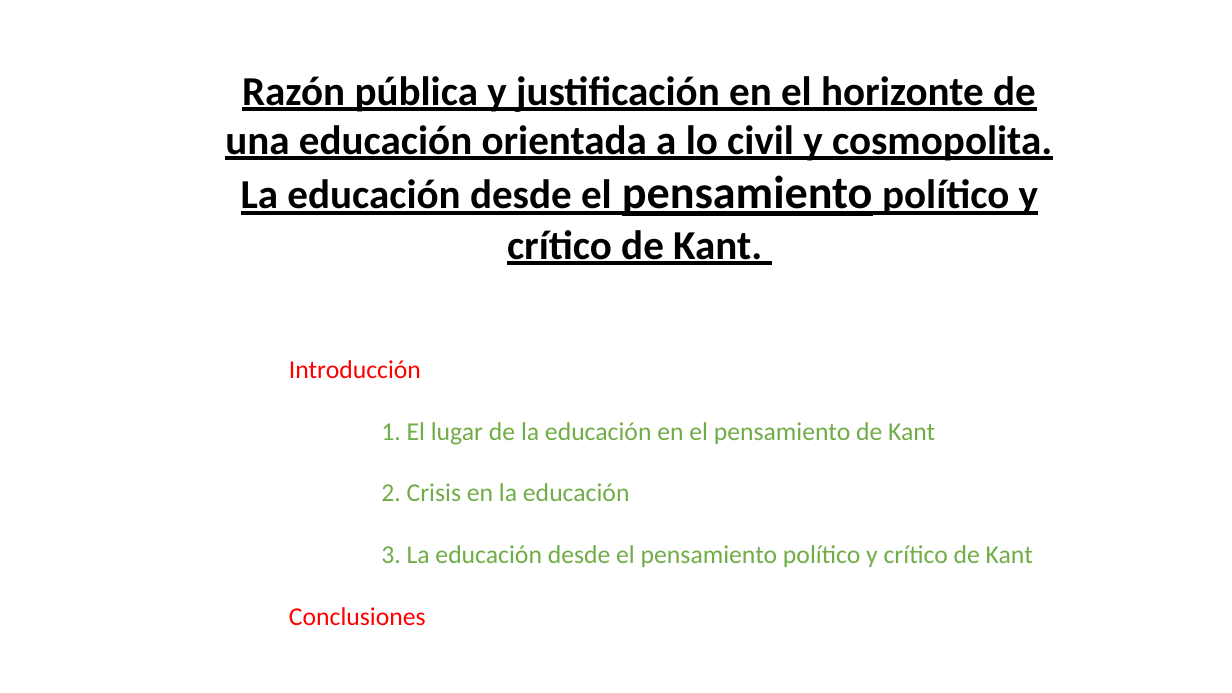
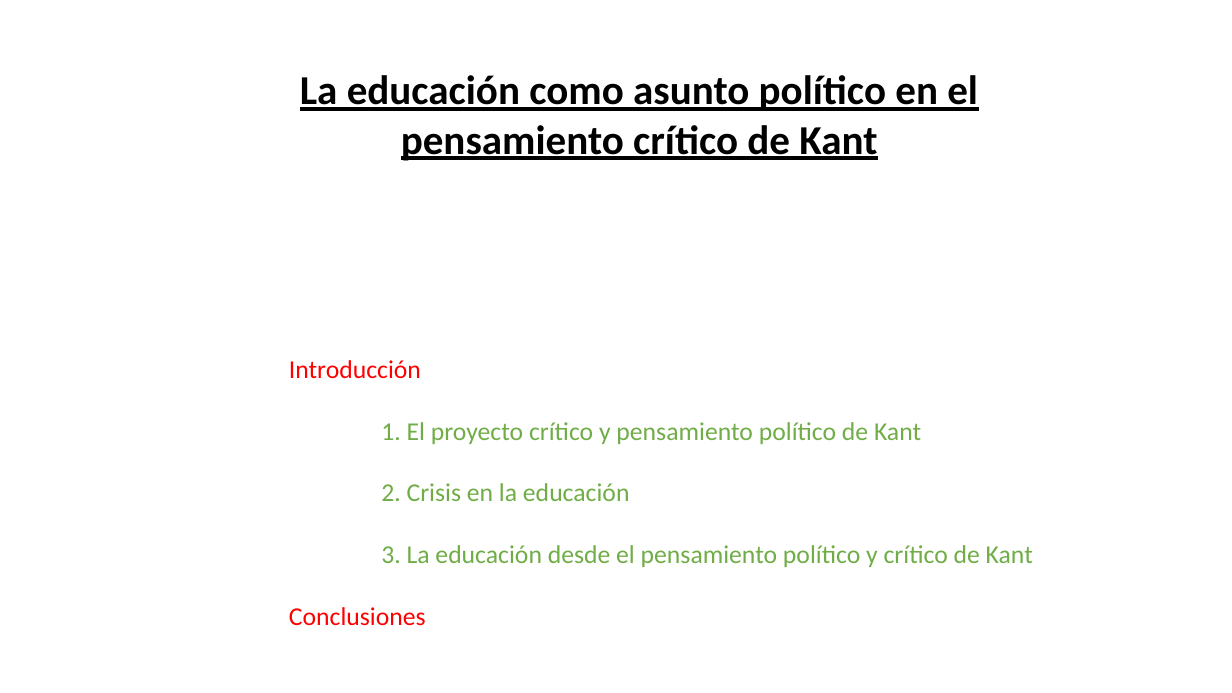
Before and after one commit to zaboltar/zaboltar.github.io, a slide deck: slide 1 of assets uarm/2023 2 UarmPCrit/tesis docs/esquema tesis expo.pptx. Drawn at 1232x693 pixels with LibreOffice and Linux fonts; fonts in the diff are those of the drawing. Boxes give left, top, right and bottom in pixels: in the first picture for what was removed or moved away, otherwise in the second. Text is boxed around its words. In the diff, an @@ line names an element or a change of style, - is before the commit and + after.

```diff
--- a/assets uarm/2023 2 UarmPCrit/tesis docs/esquema tesis expo.pptx
+++ b/assets uarm/2023 2 UarmPCrit/tesis docs/esquema tesis expo.pptx
@@ text at [300, 75, 978, 161]: text changed @@
-Razón pública y justificación en el horizonte de una educación orientada a lo civil y cosmopolita.
-La educación desde el pensamiento político y crítico de Kant.
+La educación como asunto político en el pensamiento crítico de Kant
@@ text at [381, 422, 921, 444]: text changed @@
-1. El lugar de la educación en el pensamiento de Kant
+1. El proyecto crítico y pensamiento político de Kant
```
Also in this commit, not shown: 3 other slides changed, 1 slide added, 21 slides removed, 22 other files.
